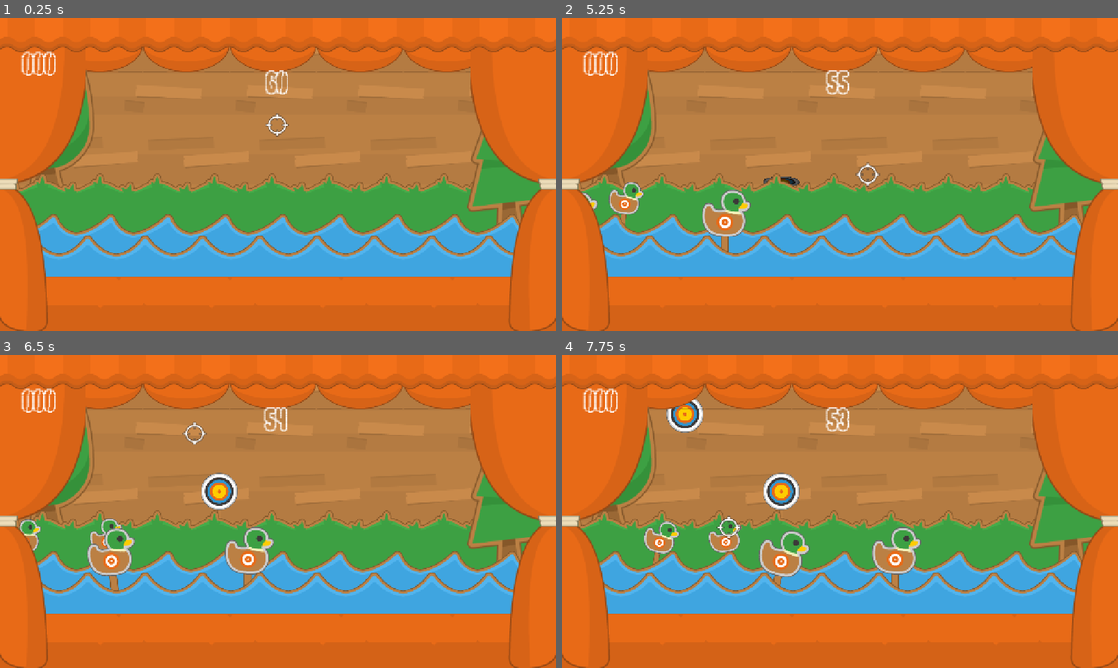
Above: before the commit, frames 1-4 (two rows, left to right).
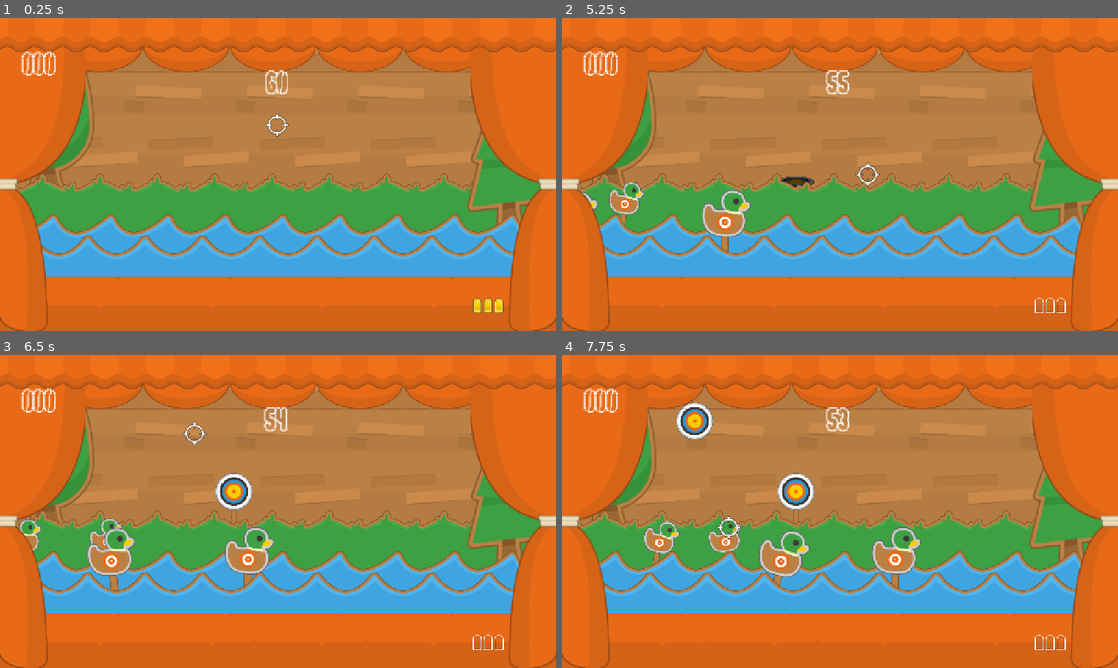
Above: after the commit, the same moments.

Repository: JPlimajots/pluck-and-duck
Game: Godot game, scene res://scenes/palco_principal.tscn
The game is run twice, just before and just after one commit, with the same random seed, the same clock (stepped at 60 frames per second) and the same inputs.
Inputs (mouse positions are in pixels of both pictures, inside the frame that each line leads up to):
- Up to frame 1 (0.25 s): no input
- Up to frame 2 (5.25 s): tap Enter at 0.5, 2.75 s; move the mouse to (962, 158) at 0.52 s; click (962, 158) at 0.67 s; move the mouse to (728, 190) at 1.27 s; click (728, 190) at 1.42 s; tap Space at 2 s; move the mouse to (895, 105) at 2.02 s; click (895, 105) at 2.17 s; move the mouse to (812, 237) at 2.77 s; click (812, 237) at 2.92 s; move the mouse to (1006, 221) at 3.52 s; click (1006, 221) at 3.67 s; move the mouse to (673, 127) at 4.27 s; click (673, 127) at 4.42 s; move the mouse to (867, 174) at 5.02 s; click (867, 174) at 5.17 s
- Up to frame 3 (6.5 s): move the mouse to (194, 433) at 5.77 s; click (194, 433) at 5.92 s
- Up to frame 4 (7.75 s): move the mouse to (962, 495) at 6.52 s; click (962, 495) at 6.67 s; move the mouse to (728, 527) at 7.27 s; click (728, 527) at 7.42 s

The runs differ from the first frame. In frame 1, 0.2% of the frame differs, in the area x 85-91%, y 89-95%; in frame 2, 0.3%; in frame 3, 1.0%; in frame 4, 1.8%, in the area x 18-91%, y 14-95%.

Commit message:
feat: interface dinamica para municao

Diff:
--- a/scenes/palco_principal.tscn
+++ b/scenes/palco_principal.tscn
@@ -8,6 +8,7 @@
 [ext_resource type="Texture2D" uid="uid://bjp4f561otq3d" path="res://assets/Stall/grass2.png" id="2_vj5tf"]
 [ext_resource type="Texture2D" uid="uid://cgv3sckvs1dyi" path="res://assets/Stall/water2.png" id="3_j7smh"]
 [ext_resource type="Texture2D" uid="uid://bhmwbg5oohmrv" path="res://assets/Stall/curtain.png" id="3_spwae"]
+[ext_resource type="Texture2D" uid="uid://bqat60ja0g26n" path="res://assets/HUD/icon_bullet_empty_short.png" id="4_4qqe5"]
 [ext_resource type="Texture2D" uid="uid://c3svalpkmxdik" path="res://assets/Stall/tree_pine.png" id="4_76are"]
 [ext_resource type="Texture2D" uid="uid://dupu2q3tom1hg" path="res://assets/Stall/water1.png" id="4_rsoic"]
 [ext_resource type="Texture2D" uid="uid://dvgreq6i8x43p" path="res://assets/Stall/curtain_rope.png" id="5_j61tm"]
@@ -15,10 +16,13 @@
 [ext_resource type="PackedScene" uid="uid://drd3u8s0iouha" path="res://scenes/mira.tscn" id="13_trvxo"]
 [ext_resource type="PackedScene" uid="uid://sjnduc3s8ruy" path="res://scenes/pato.tscn" id="14_ogqwy"]
 [ext_resource type="FontFile" uid="uid://b2mf25l5dvmn5" path="res://assets/fonts/Bumper Pixel Stroke.ttf" id="15_1buyy"]
+[ext_resource type="Texture2D" uid="uid://0uqm0mxe1yxq" path="res://assets/HUD/icon_bullet_gold_short.png" id="16_ebexg"]
 
 [node name="PalcoPrincipal" type="Node2D" unique_id=1145485412]
 script = ExtResource("1_76are")
 cena_pato = ExtResource("14_ogqwy")
+texture_bala_cheia = ExtResource("16_ebexg")
+texture_bala_vazia = ExtResource("4_4qqe5")
 
 [node name="Cenario" type="Control" parent="." unique_id=242326829]
 layout_mode = 3
@@ -235,7 +239,7 @@
 position = Vector2(0, 314)
 
 [node name="LinhaSpawnAlvosTeto" type="Marker2D" parent="." unique_id=1425428314]
-position = Vector2(0, 136)
+position = Vector2(0, 152)
 
 [node name="Interface" type="CanvasLayer" parent="." unique_id=326853103]
 
@@ -261,6 +265,38 @@
 theme_override_font_sizes/font_size = 40
 text = "000"
 
+[node name="HUD" type="CanvasLayer" parent="." unique_id=1519101987]
+
+[node name="MarginContainer" type="MarginContainer" parent="HUD" unique_id=1829050536]
+anchors_preset = 3
+anchor_left = 1.0
+anchor_top = 1.0
+anchor_right = 1.0
+anchor_bottom = 1.0
+offset_left = -192.0
+offset_top = -76.0
+offset_right = -101.0
+offset_bottom = -20.0
+grow_horizontal = 0
+grow_vertical = 0
+theme_override_constants/margin_right = 20
+theme_override_constants/margin_bottom = 20
+
+[node name="MunicaoUI" type="HBoxContainer" parent="HUD/MarginContainer" unique_id=118736407]
+layout_mode = 2
+
+[node name="Bala1" type="TextureRect" parent="HUD/MarginContainer/MunicaoUI" unique_id=898709442]
+layout_mode = 2
+texture = ExtResource("16_ebexg")
+
+[node name="Bala2" type="TextureRect" parent="HUD/MarginContainer/MunicaoUI" unique_id=106438817]
+layout_mode = 2
+texture = ExtResource("16_ebexg")
+
+[node name="Bala3" type="TextureRect" parent="HUD/MarginContainer/MunicaoUI" unique_id=671818251]
+layout_mode = 2
+texture = ExtResource("16_ebexg")
+
 [connection signal="alvo_atingido" from="Mira" to="." method="_on_mira_alvo_atingido"]
 [connection signal="timeout" from="GeradorDePatos" to="." method="_on_gerador_de_patos_timeout"]
 [connection signal="timeout" from="GeradorDePatosFundo" to="." method="_on_gerador_de_patos_fundo_timeout"]
--- a/scripts/mira.gd
+++ b/scripts/mira.gd
@@ -5,6 +5,7 @@
 static var municao_atual: int = municao_max
 
 signal alvo_atingido(pontos_ganhos: int)
+signal municao_alterada(quantidade_atual: int)
 
 # Called when the node enters the scene tree for the first time.
 func _ready() -> void:
@@ -19,12 +20,14 @@
 		if event.button_index == MOUSE_BUTTON_LEFT and event.pressed:
 			if municao_atual > 0:
 				municao_atual -= 1
+				municao_alterada.emit(municao_atual)
 				$SomTiro.play()
 				acertou_tiro_pato()
 			else:
 				$SomVazio.play()
 		elif event.button_index == MOUSE_BUTTON_RIGHT and event.pressed:
 			municao_atual = municao_max
+			municao_alterada.emit(municao_atual)
 			$SomRecarga.play()
 
 
--- a/scripts/palco_principal.gd
+++ b/scripts/palco_principal.gd
@@ -2,6 +2,8 @@
 
 @onready var cena_alvo = preload("res://scenes/alvo.tscn")
 @export var cena_pato: PackedScene
+@export var texture_bala_cheia: Texture2D
+@export var texture_bala_vazia: Texture2D
 
 var pontuacao_atual: int = 0
 var tempo_restante: float = 60.0
@@ -22,7 +24,7 @@
 	$Cenario/curtain_straight.z_index = GameLayers.Layers.CORTINA_STRAIGHT
 	$Cenario/curtain_rope_left.z_index = GameLayers.Layers.CORTINA_ROPE
 	$Cenario/curtain_rope_right.z_index = GameLayers.Layers.CORTINA_ROPE
-
+	$Mira.municao_alterada.connect(atualizar_interface_municao)
 
 # Called every frame. 'delta' is the elapsed time since the previous frame.
 func _process(delta: float) -> void:
@@ -64,6 +66,8 @@
 	$Interface/TextoTempo.text = "00"
 	$GeradorDePatos.stop()
 	$GeradorDePatosFundo.stop()
+	$GeradorAlvosGrama.stop()
+	$GeradorAlvosTeto.stop()
 	print("FIM DE JOGO! Pontuação Final: ", pontuacao_atual)
 
 
@@ -81,7 +85,7 @@
 
 func _on_gerador_alvos_grama_timeout() -> void:
 	var novo_alvo = cena_alvo.instantiate()
-	var x_aleatorio = randf_range(160.0, 1120.0)
+	var x_aleatorio = randf_range(280.0, 1000.0)
 	novo_alvo.position = Vector2(x_aleatorio, $LinhaSpawnAlvosGrama.position.y)
 	novo_alvo.scale = Vector2(0.6, 0.6)
 	novo_alvo.z_index = GameLayers.Layers.ALVO
@@ -93,7 +97,7 @@
 
 func _on_gerador_alvos_teto_timeout() -> void:
 	var novo_alvo = cena_alvo.instantiate()
-	var x_aleatorio = randf_range(256.0, 1024.0)
+	var x_aleatorio = randf_range(280.0, 1000.0)
 	novo_alvo.position = Vector2(x_aleatorio, $LinhaSpawnAlvosTeto.position.y)
 	novo_alvo.scale = Vector2(0.6, 0.6)
 	novo_alvo.z_index = GameLayers.Layers.ALVO
@@ -102,4 +106,14 @@
 	novo_alvo.tempo_de_vida = remap(tempo_restante, 60.0, 0.0, 3.0, 1.0)
 	add_child(novo_alvo)
 	var tempo_base_spawn = remap(tempo_restante, 60.0, 0.0, 10.0, 4.0)
-	$GeradorAlvosTeto.wait_time = randf_range(tempo_base_spawn * 0.8, tempo_base_spawn * 15.)
+	$GeradorAlvosTeto.wait_time = randf_range(tempo_base_spawn * 0.8, tempo_base_spawn * 1.5)
+
+
+func atualizar_interface_municao(quantidade: int):
+	var container = $HUD/MarginContainer/MunicaoUI
+	for i in range(container.get_child_count()):
+		var icone_bala = container.get_child(i)
+		if i < quantidade:
+			icone_bala.texture = texture_bala_cheia
+		else:
+			icone_bala.texture = texture_bala_vazia
